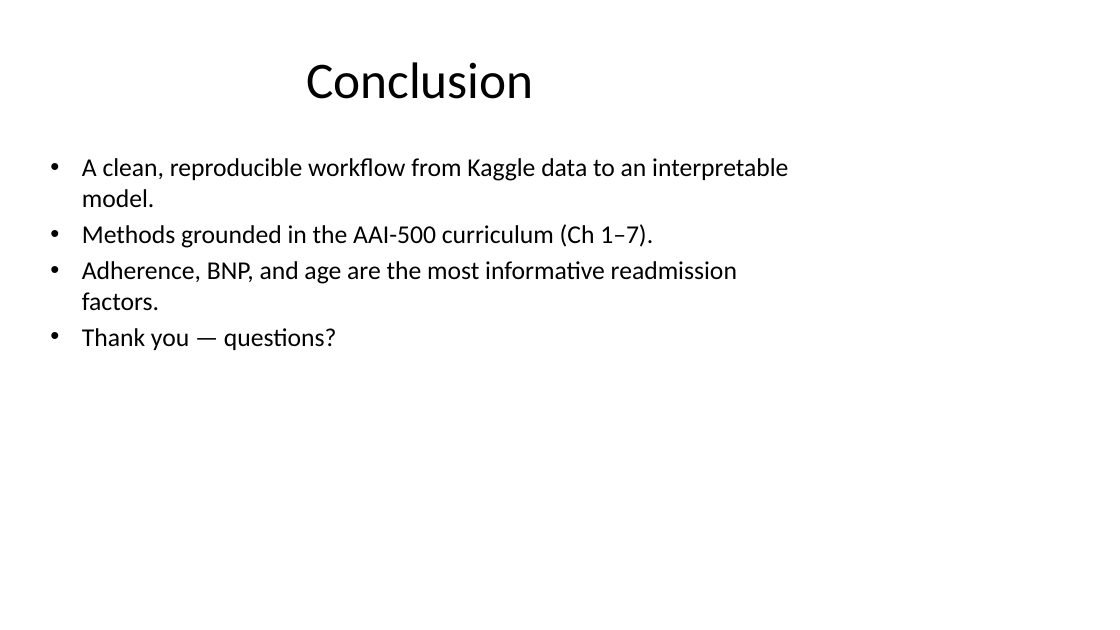
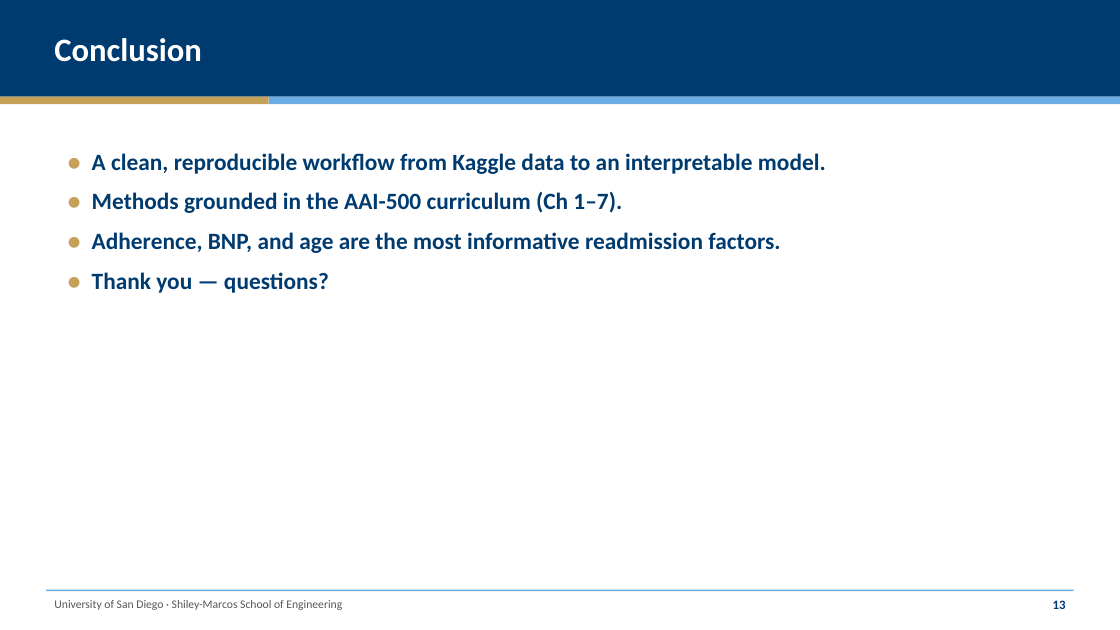
Before and after one commit to gunaphysics/AAI-500-Final-Project, a slide deck: slide 14 of reports/slides.pptx. Drawn at 1120x630 pixels with LibreOffice and Linux fonts; fonts in the diff are those of the drawing. Boxes give left, top, right and bottom in pixels: in the first picture for what was removed or moved away, otherwise in the second. Text is boxed around its words. In the diff, an @@ line names an element or a change of style, - is before the commit and + after.

```diff
--- a/reports/slides.pptx
+++ b/reports/slides.pptx
@@ rectangle added at bbox=[0, 0, 1120, 97], fill #003B70 @@
@@ text "Conclusion": place and size @@
-text "Conclusion" at bbox=[306, 62, 534, 99]
+text "Conclusion" at bbox=[54, 38, 202, 62]
@@ text "Conclusion" at bbox=[54, 38, 202, 62]: size 44 to 28 pt, text colour #000000 to #FFFFFF, bold on; alignment centre to left @@
@@ rectangle added at bbox=[0, 97, 269, 104], fill #C5A059 @@
@@ rectangle added at bbox=[269, 97, 1120, 104], fill #6CACE4 @@
@@ text at bbox=[92, 153, 826, 293]: text changed; size 22 to 20 pt; text colour #000000 to #003B70; bold on @@
-• A clean, reproducible workflow from Kaggle data to an interpretable model.
-• Methods grounded in the AAI-500 curriculum (Ch 1–7).
-• Adherence, BNP, and age are the most informative readmission factors.
-• Thank you — questions?
+● A clean, reproducible workflow from Kaggle data to an interpretable model.
+● Methods grounded in the AAI-500 curriculum (Ch 1–7).
+● Adherence, BNP, and age are the most informative readmission factors.
+● Thank you — questions?
@@ rectangle added at bbox=[46, 590, 1074, 592], fill #6CACE4 @@
@@ text added at bbox=[54, 600, 342, 610], 10 pt, text #54585A @@
+University of San Diego · Shiley-Marcos School of Engineering
@@ text added at bbox=[1053, 600, 1066, 609], 11 pt, text #003B70, bold @@
+13
```
Also in this commit, not shown: 13 other slides changed, 2 other files.
